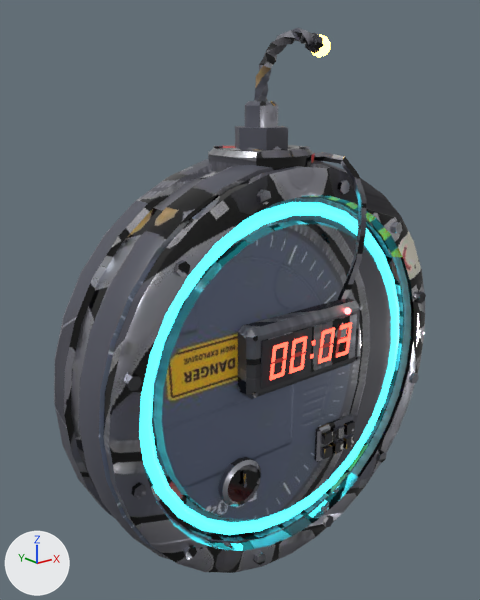
The glTF model assets/models/bomb.glb: old version first, new version second.
One viewpoint serves both versions: a 50 mm camera at (-3.48, -4.09, 2.23) aimed at (-0.17, 0.05, 0.57). The axes (+X, +Y, +Z) are drawn at lower left. The lights are the same throughout. The first picture is the older version. Where no turn or scale is listed for an object, it has been applied to the vertices. Vertices at exactly the same position are counted once.

Names of what the first picture shows: 'body', 'display', 'ferrule', 'fuse_cord', 'ring' and 1 more.
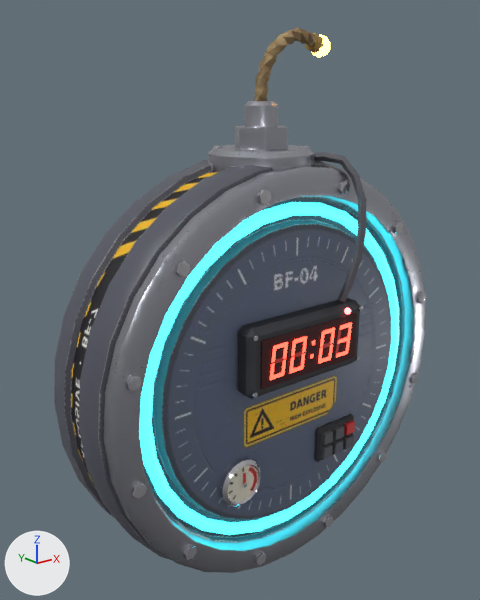
Where the newer file only moved an object's origin or applied its transform, the numbers keep the older frame.

What differs and where, as boxes [x1, y1, x2, y2] in the pictures (480 x 600 px):
'ferrule', deleted: before [305, 33, 324, 53]
'mesh_needle', added: after [243, 473, 247, 488]
part 1 of me_casing, surface changed: [54, 101, 426, 573] in both
part 2 of me_fuse_cord, added: after [305, 33, 324, 53]
part 3 of me_fuse_cord, surface changed (grey to brown): [254, 27, 316, 101] in both

Patch to the scene script:
```diff
--- a/assets/models/bomb.glb.py
+++ b/assets/models/bomb.glb.py
@@ me_casing @@
 me_casing.from_pydata(...)  # 1357 vertices, 2190 faces; spans x -1.75..1.75, y -0.67..0.42, z -1.75..2.16
 # used by ob_body; location = (0.0, 0.0, 0.0)
+# me_casing part 1: texture (UV) coordinates of 2130 of 2190 faces, centred in x -1.74..1.74, y -0.66..0.41, z -1.74..2.16, changed; they spanned u 0.01..0.99, v 0.01..0.95 and now span u 0.01..0.99, v 0.01..0.99
 me_casing.materials.append(mat_bomb_baked)
@@ me_fuse_cord @@
 # used by ob_fuse_cord; location = (-0.002, 0.127, 0.004)
-me_fuse_cord.from_pydata(...)  # 65 vertices, 126 faces; spans x -0.06..0.522, y -0.257..-0.072, z 2.102..2.697
+me_fuse_cord.from_pydata(...)  # 83 vertices, 158 faces; spans x -0.06..0.552, y -0.273..-0.072, z 2.102..2.697
+# me_fuse_cord part 2: a new loose piece of 18 vertices spanning x 0.42..0.552, y -0.273..-0.132, z 2.508..2.67, in mat_bomb_baked
+# me_fuse_cord part 3: 126 kept faces spanning x -0.06..0.522, y -0.257..-0.072, z 2.102..2.697 get new texture (UV) coordinates
 me_fuse_cord.materials.append(mat_bomb_baked)
@@ me_bolt_016_1 @@
+me_bolt_016_1.from_pydata(...)  # 20 vertices, 28 faces; spans x -0.6..-0.56, y -0.528..-0.516, z -0.7573..-0.635
+me_bolt_016_1.materials.append(mat_bomb_baked)
@@ ob_ferrule @@
-ob_ferrule = bpy.data.objects.new('ferrule', me_ferrule)
-ob_ferrule.location = (0.46, -0.076, 2.601)
@@ ob_mesh_needle @@
+ob_mesh_needle = bpy.data.objects.new('mesh_needle', me_bolt_016_1)
+ob_mesh_needle.location = (0.0, 0.0, 0.0)
```
